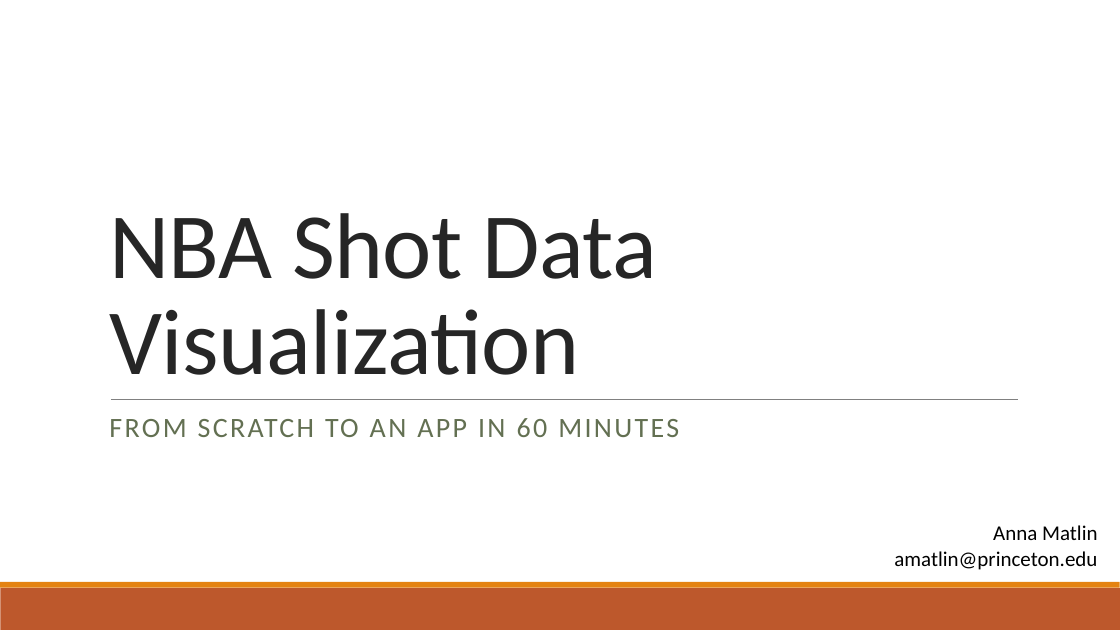
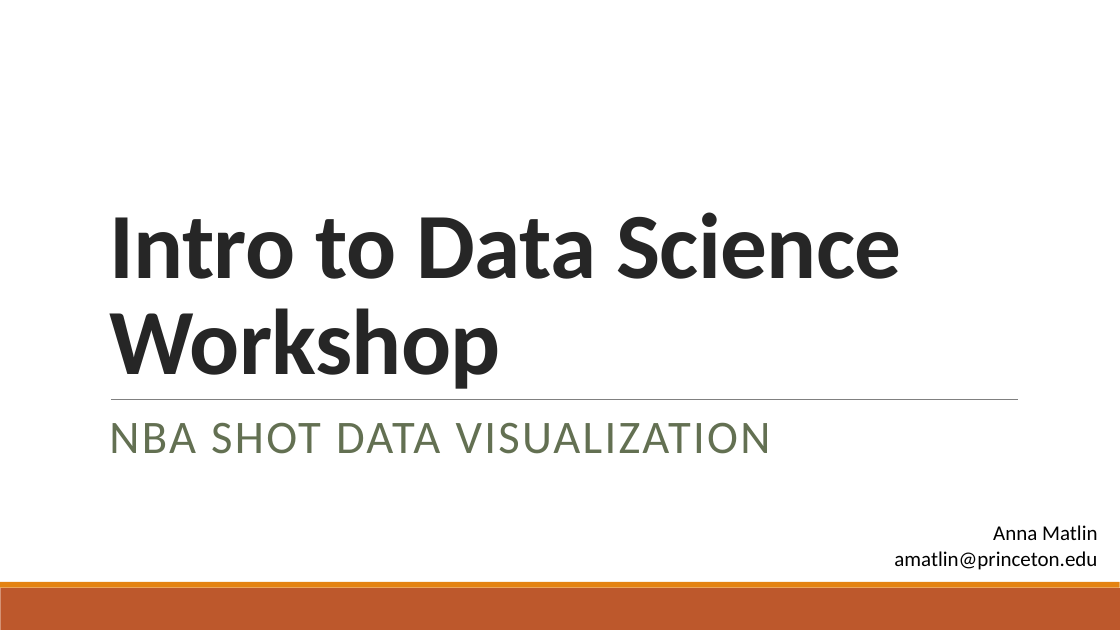
Before and after one commit to amatlin/NBAvis, a slide deck: slide 1 of NBAvis_presentation.pptx. Drawn at 1120x630 pixels with LibreOffice and Linux fonts; fonts in the diff are those of the drawing. Boxes give left, top, right and bottom in pixels: in the first picture for what was removed or moved away, otherwise in the second. Text is boxed around its words. In the diff, an @@ line names an element or a change of style, - is before the commit and + after.

```diff
--- a/NBAvis_presentation.pptx
+++ b/NBAvis_presentation.pptx
@@ title at (109,212,901,389): text changed; bold on @@
-NBA Shot Data Visualization
+Intro to Data Science Workshop
@@ subtitle at (109,422,771,454): text changed; size 24 to 40 pt @@
-FROM SCRATCH TO AN APP IN 60 MINUTES
+NBA SHOT DATA VISUALIZATION
```
Also in this commit, not shown: 1 other file.
